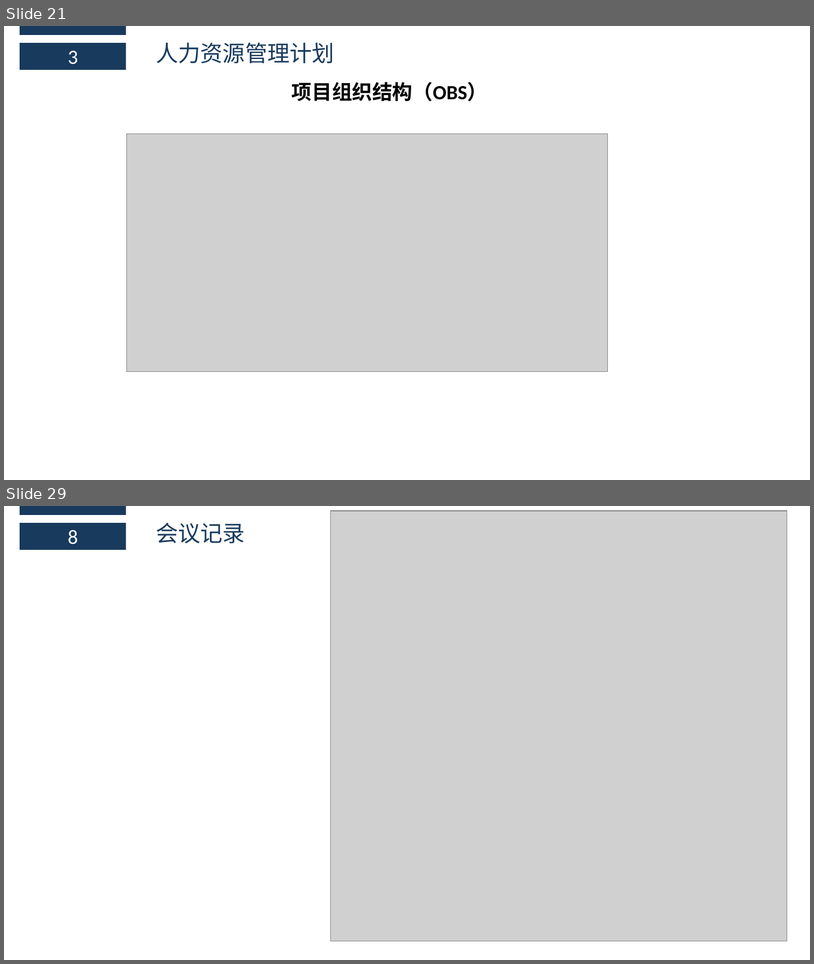
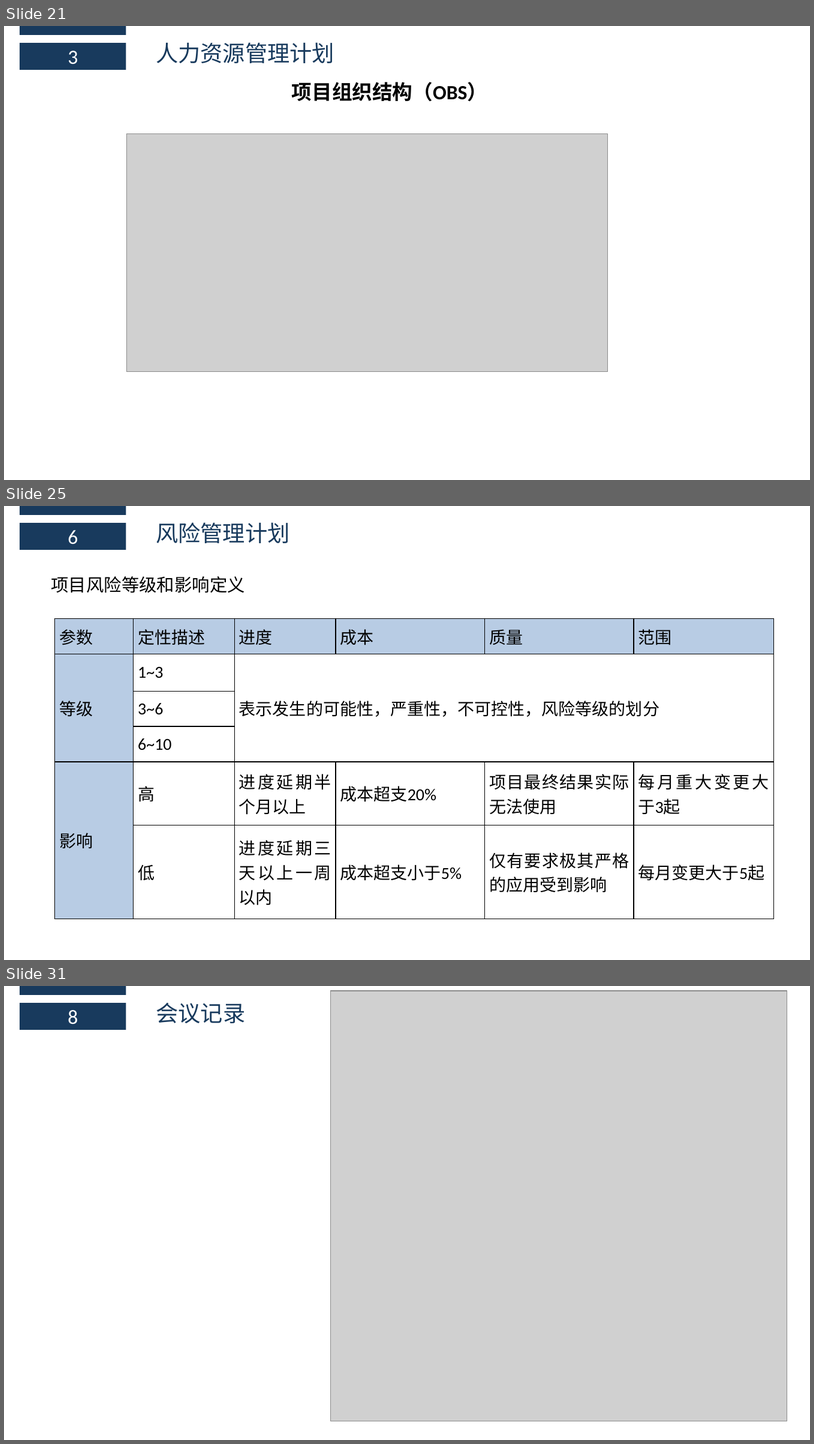
Before and after one commit to boboHh/AssistantTeaching, a slide deck: 受控文档/03-需求工程项目计划/PRD2018-G11-需求工程项目计划PPT.pptx. Shown one above the other, each under a label of ours: slides 21 and 29 before the commit, slides 21, 25 and 31 after it; the slides between them are not shown. The pictures are 814x964 and 814x1444 pixels, drawn with LibreOffice and Linux fonts; fonts in the diff are those of the drawing; grey boxes stand for pictures. Boxes give left, top, right and bottom in pixels: in the first picture for what was removed or moved away, otherwise in the second. Text is boxed around its words. In the diff, an @@ line names an element or a change of style, - is before the commit and + after.

```diff
--- a/受控文档/03-需求工程项目计划/PRD2018-G11-需求工程项目计划PPT.pptx
+++ b/受控文档/03-需求工程项目计划/PRD2018-G11-需求工程项目计划PPT.pptx
@@ slide 25 added at bbox=[4, 506, 810, 960], background #FFFFFF @@
@@ rectangle added at bbox=[20, 506, 126, 515], fill #183A5D @@
@@ rectangle added at bbox=[20, 523, 126, 550], fill #183A5D, 24 pt, text #FFFFFF @@
+6
@@ text added at bbox=[156, 522, 290, 543], 26.6 pt, text #183A5D @@
+风险管理计划
@@ text added at bbox=[51, 576, 245, 593], 21 pt, text #000000 @@
+项目风险等级和影响定义
@@ table added at bbox=[55, 619, 774, 919], 6 rows, 6 columns @@
+参数 | 定性描述 | 进度 | 成本 | 质量 | 范围
+等级 | 1~3 | 表示发生的可能性，严重性，不可控性，风险等级的划分 |  |  | 
+ | 3~6 |  |  |  | 
+ | 6~10 |  |  |  | 
+影响 | 高 | 进度延期半个月以上 | 成本超支20% | 项目最终结果实际无法使用 | 每月重大变更大于3起
+ | 低 | 进度延期三天以上一周以内 | 成本超支小于5% | 仅有要求极其严格的应用受到影响 | 每月变更大于5起
@@ what was slide 29 is now slide 31 @@
```
Also in this commit, not shown: 7 slides changed, 1 other slide added, 1 other file.
